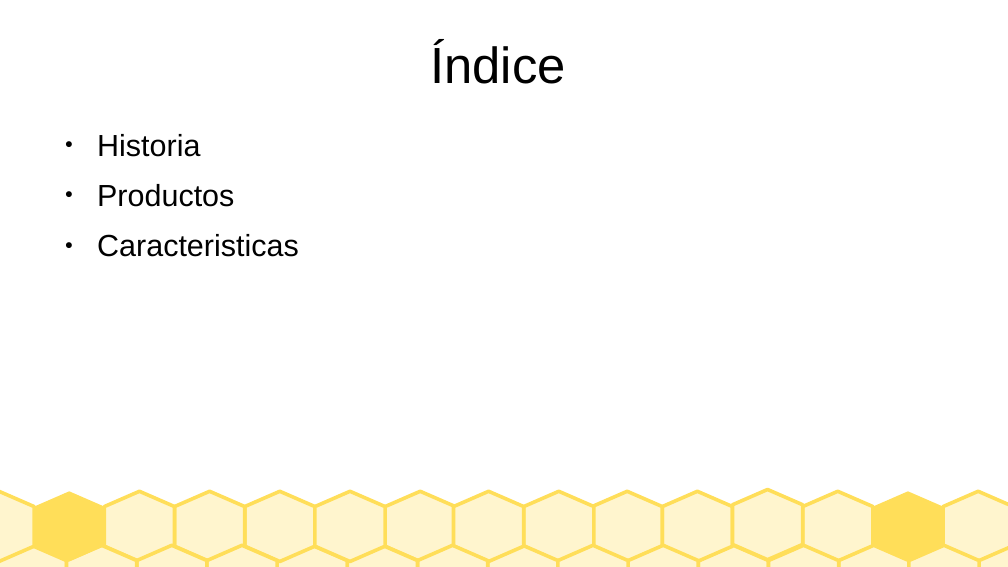
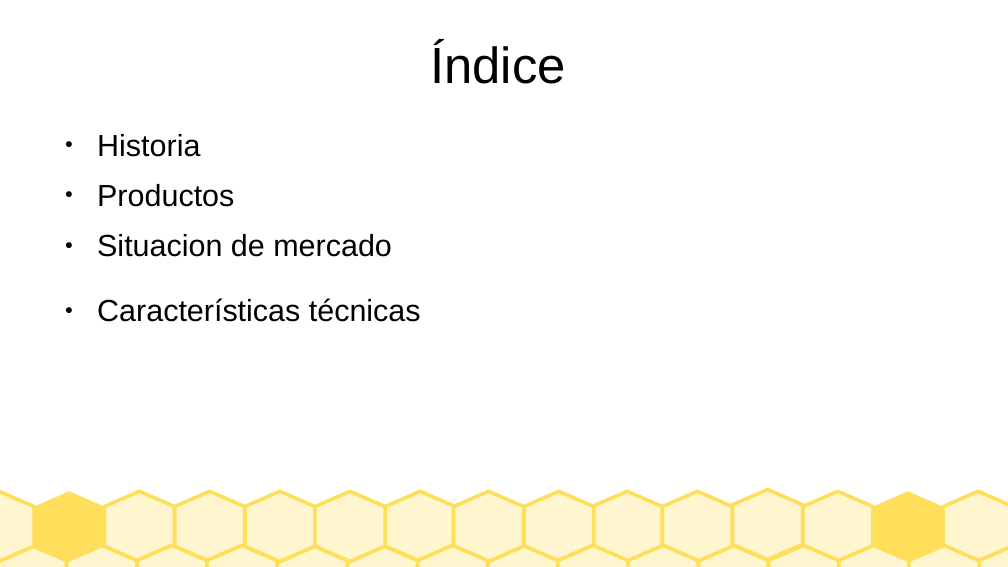
Before and after one commit to Borja-68/asignaturas, a slide deck: slide 2 of sistemas empresa/Presentacion_SAGE.odp. Drawn at 1008x567 pixels with LibreOffice and Linux fonts; fonts in the diff are those of the drawing. Boxes give left, top, right and bottom in pixels: in the first picture for what was removed or moved away, otherwise in the second. Text is boxed around its words. In the diff, an @@ line names an element or a change of style, - is before the commit and + after.

```diff
--- a/sistemas empresa/Presentacion_SAGE.odp
+++ b/sistemas empresa/Presentacion_SAGE.odp
@@ text at [97,234,421,322]: text changed @@
-● Caracteristicas
+● Situacion de mercado
+● Características técnicas
```
Also in this commit, not shown: 5 slides added, 1 slide removed.
